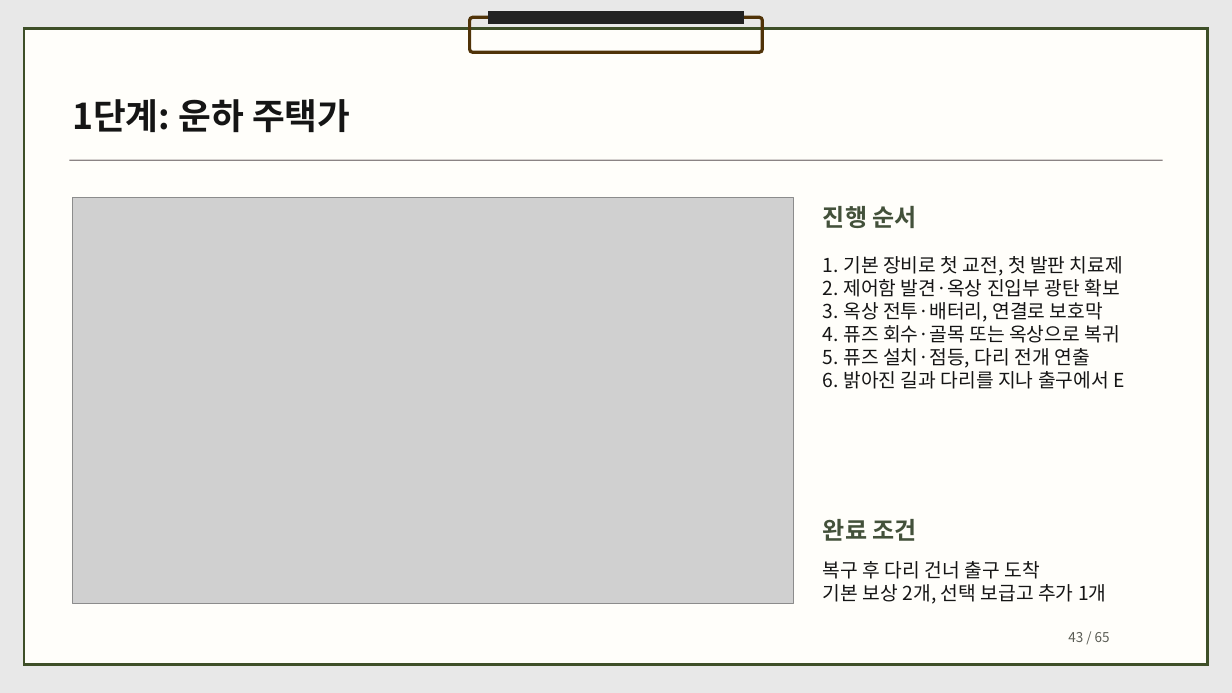
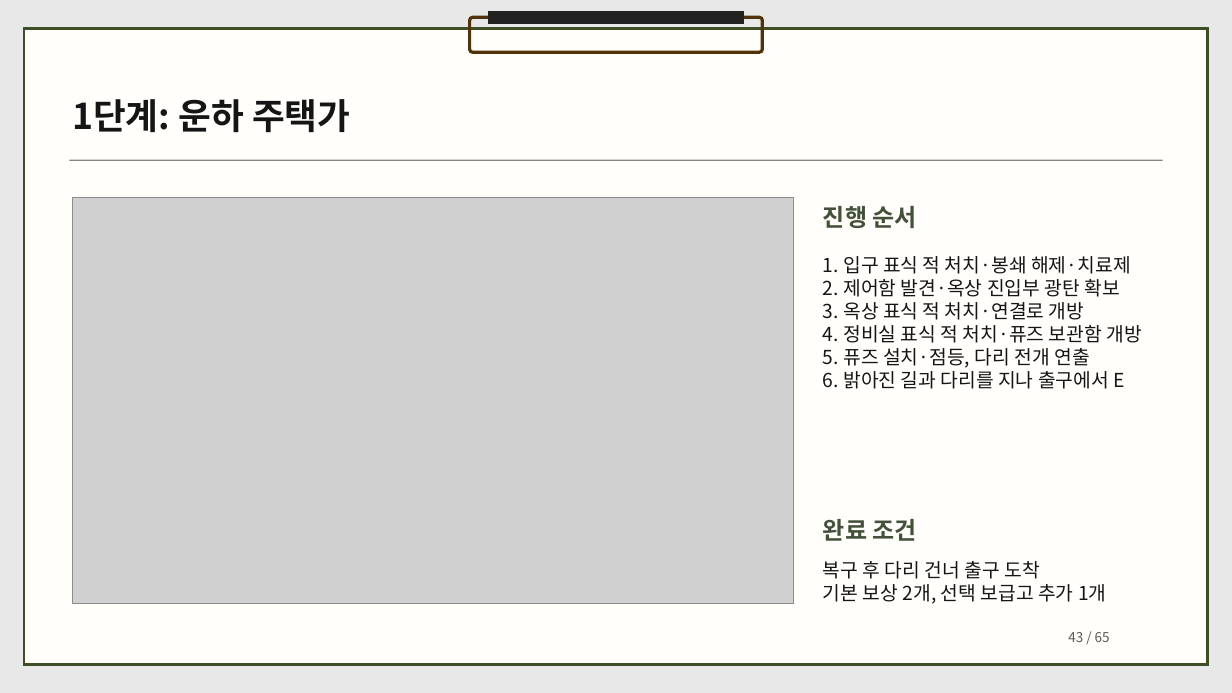
Before and after one commit to dbguswh/2Dgame_project, a slide deck: slide 43 of 2D게임프로그래밍 기획서.pptx. Drawn at 1232x693 pixels with LibreOffice and Linux fonts; fonts in the diff are those of the drawing; grey boxes stand for pictures. Boxes give left, top, right and bottom in pixels: in the first picture for what was removed or moved away, otherwise in the second. Text is boxed around its words. In the diff, an @@ line names an element or a change of style, - is before the commit and + after.

Commit message:
주택가 필수 교전과 보급 동선 및 섬광 사거리 조정을 기획에 반영

```diff
--- a/2D게임프로그래밍 기획서.pptx
+++ b/2D게임프로그래밍 기획서.pptx
@@ text at <box>823,256,1131,274</box>: text changed @@
-1. 기본 장비로 첫 교전, 첫 발판 치료제
+1. 입구 표식 적 처치·봉쇄 해제·치료제
@@ text at <box>823,302,1141,343</box>: text changed @@
-3. 옥상 전투·배터리, 연결로 보호막
-4. 퓨즈 회수·골목 또는 옥상으로 복귀
+3. 옥상 표식 적 처치·연결로 개방
+4. 정비실 표식 적 처치·퓨즈 보관함 개방
```
Also in this commit, not shown: 7 other slides changed, 1 other file.
